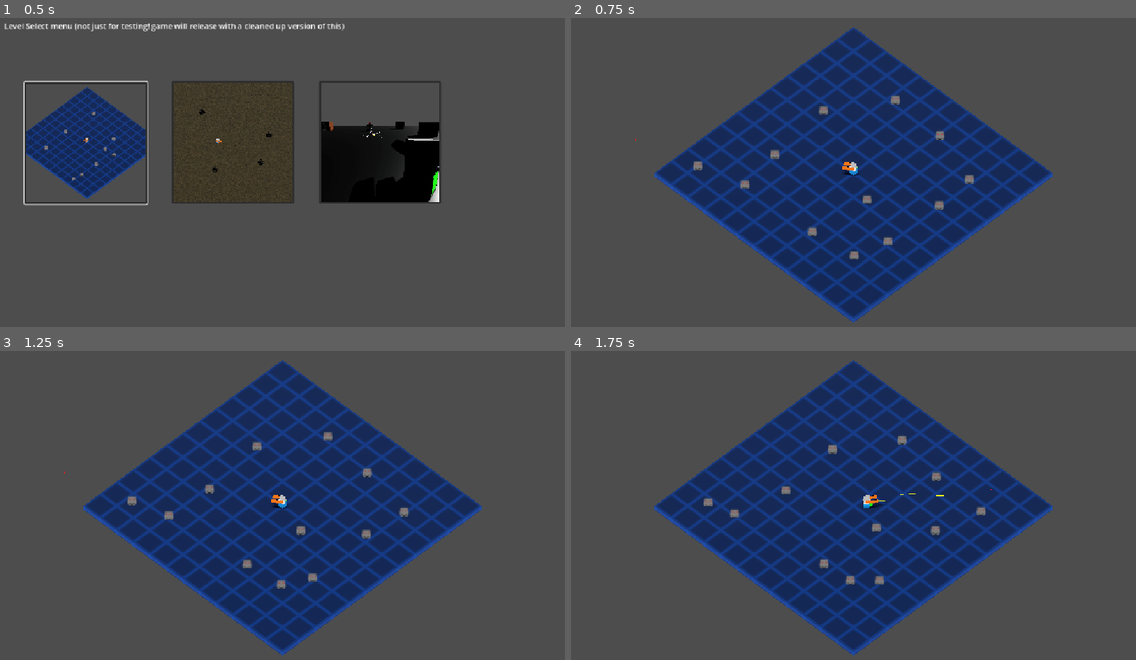
Above: before the commit, frames 1-4 (two rows, left to right).
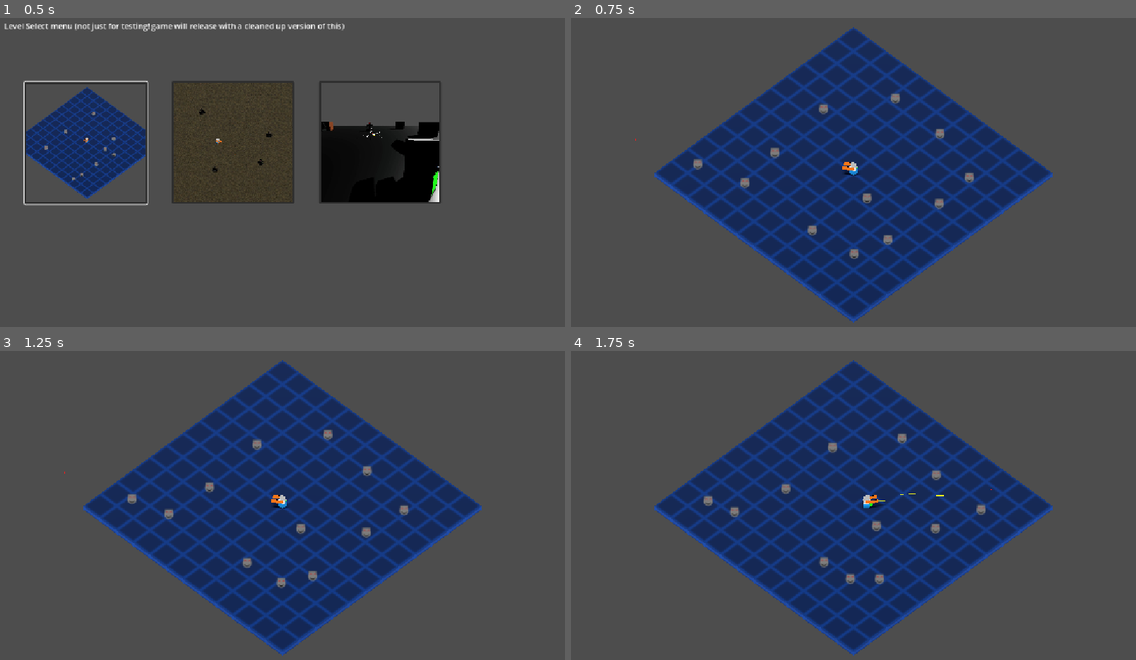
Above: after the commit, the same moments.

Repository: Gamkedo/terminus-2k28
Game: Godot game, scene res://level_menu.tscn
Two runs of this game, one before a commit and one after it. Both use one fixed random seed, a clock stepped at 60 frames per second and the inputs below.
Inputs (mouse positions are in pixels of both pictures, inside the frame that each line leads up to):
- Up to frame 1 (0.5 s): no input
- Up to frame 2 (0.75 s): click (655, 141) at 0.5 s
- Up to frame 3 (1.25 s): no input
- Up to frame 4 (1.75 s): move the mouse to (977, 490) at 1.27 s; press the mouse at (977, 490) at 1.28 s; hold D (walk_right) from 1.28 s (still down)

Frame 1 is identical in both runs. In frame 2, 0.4% of the frame differs, in the area x 21-72%, y 24-79%; in frame 3, 0.4%, in the area x 22-73%, y 25-77%; in frame 4, 0.4%.

Commit message:
billboard enemy height fix

Diff:
--- a/Scenes - Objects/enemy_billboard_demo.tscn
+++ b/Scenes - Objects/enemy_billboard_demo.tscn
@@ -20,7 +20,7 @@
 script = ExtResource("1_pycf4")
 
 [node name="MeshInstance3D" type="MeshInstance3D" parent="." unique_id=290637688]
-transform = Transform3D(1, 0, 0, 0, 1, 0, 0, 0, 1, 0, 0.4376731, 0)
+transform = Transform3D(1, 0, 0, 0, 1, 0, 0, 0, 1, 0, 1, 0)
 mesh = SubResource("QuadMesh_7tbbo")
 surface_material_override/0 = SubResource("StandardMaterial3D_qx3u3")
 
